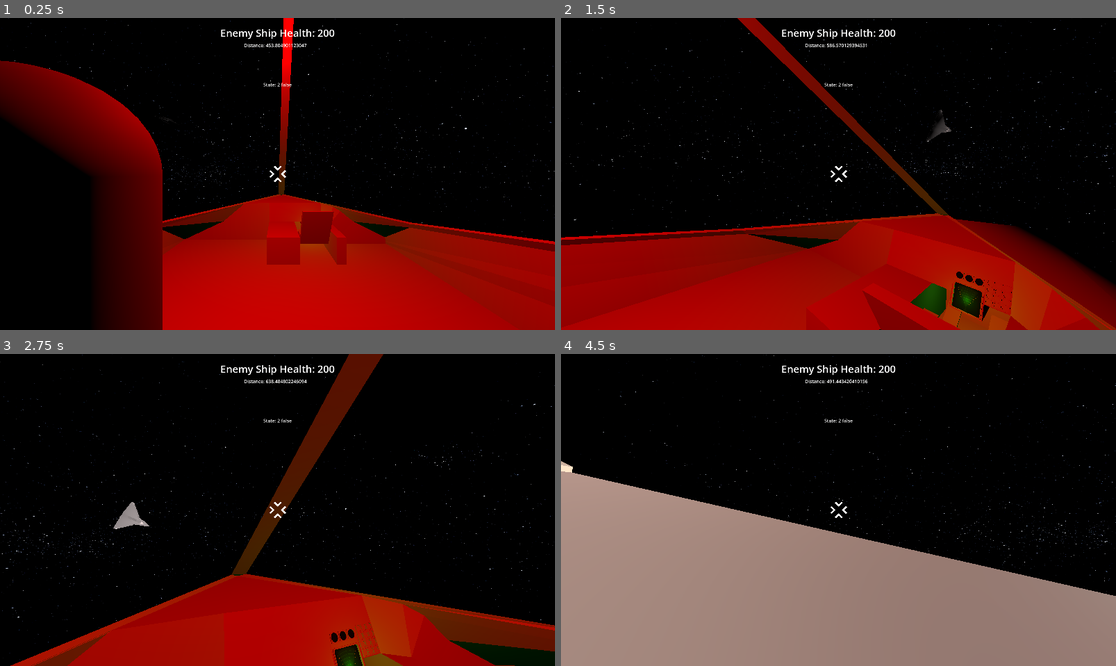
Above: before the commit, frames 1-4 (two rows, left to right).
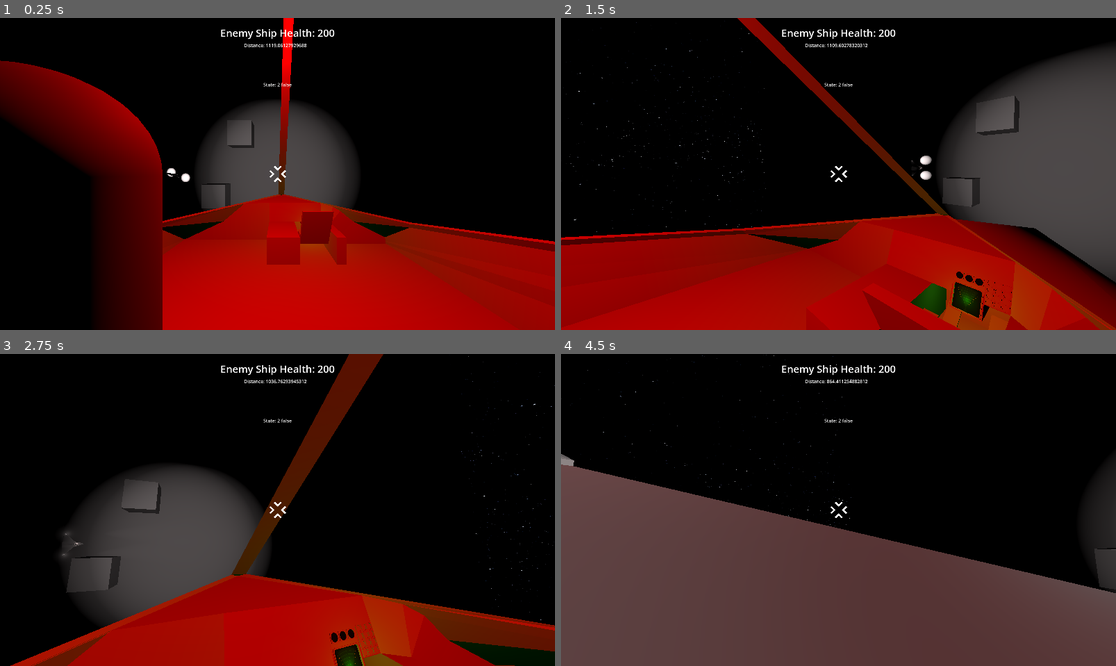
Above: after the commit, the same moments.

Repository: Greenwolf8/UntitledSpaceGame
Game: Godot game, scene res://Map.tscn
Same seed, same stepped clock (60 frames per second), same inputs: the game is played once before the commit and once after it.
Inputs (mouse positions are in pixels of both pictures, inside the frame that each line leads up to):
- Up to frame 1 (0.25 s): no input
- Up to frame 2 (1.5 s): tap Enter at 0.5 s; move the mouse to (866, 174) at 0.52 s; hold W (move_forward) from 0.53 s (still down); tap C (camera_lock) at 0.6 s; tap Space (jump) at 0.77 s; move the mouse to (810, 174) at 1.27 s; tap F (fire) at 1.35 s
- Up to frame 3 (2.75 s): keep holding W (move_forward); tap Space (jump) at 1.52 s; move the mouse to (288, 503) at 2.02 s; tap E (interact) at 2.1 s
- Up to frame 4 (4.5 s): keep holding W (move_forward); move the mouse to (832, 516) at 2.77 s; tap Shift (sprint) at 2.85 s; tap Space (jump) at 3.02, 3.77 s; move the mouse to (877, 513) at 3.52 s; tap Alt at 3.6 s; move the mouse to (794, 506) at 4.27 s; tap Enter at 4.35 s

The runs differ from the first frame. In frame 1, 7.4% of the frame differs, in the area x 1-100%, y 0-70%; in frame 2, 16%; in frame 3, 13%; in frame 4, 46%, in the area x 0-100%, y 0-100%.

Commit message:
feat: Add asteroid collisions
Added asteroid collisions

Diff:
--- a/AI_Ship.tscn
+++ b/AI_Ship.tscn
@@ -16,11 +16,11 @@
 [sub_resource type="BoxShape3D" id="BoxShape3D_dre73"]
 size = Vector3(4.3200684, 0.6503906, 2.6889648)
 
-[node name="Node3D" type="Node3D" groups=["enemy_ship"]]
+[node name="AI_Ship_Node" type="Node3D" groups=["enemy_ship"]]
 
 [node name="AI_Ship" type="CharacterBody3D" parent="." node_paths=PackedStringArray("ai_health_label", "state_label", "distance_label") groups=["player_ship"]]
 collision_layer = 8
-collision_mask = 16
+collision_mask = 4
 script = ExtResource("1_0jbod")
 ai_health_label = NodePath("AiHealth")
 state_label = NodePath("StateLabel")
@@ -134,3 +134,19 @@
 [node name="CollisionShape3D4" type="CollisionShape3D" parent="AI_Ship/Exterior"]
 transform = Transform3D(10, 0, 0, 0, 10, 0, 0, 0, 10, 0.010528982, 2.4485025, 58.85321)
 shape = SubResource("BoxShape3D_dre73")
+
+[node name="CollisionShape3D" type="CollisionShape3D" parent="AI_Ship"]
+transform = Transform3D(0.6691305, 0, 0.7431448, 0, 1, 0, -0.7431448, 0, 0.6691305, -15.43289, 1.8243628, 52.904602)
+shape = SubResource("BoxShape3D_0jbod")
+
+[node name="CollisionShape3D2" type="CollisionShape3D" parent="AI_Ship"]
+transform = Transform3D(10, 0, 0, 0, 10, 0, 0, 0, 10, -0.27389526, 4.1965494, 21.323)
+shape = SubResource("BoxShape3D_pnxum")
+
+[node name="CollisionShape3D3" type="CollisionShape3D" parent="AI_Ship"]
+transform = Transform3D(-0.6691306, 0, 0.74314475, 0, 1, 0, -0.74314475, 0, -0.6691306, 15.942456, 1.5660467, 52.93795)
+shape = SubResource("BoxShape3D_grfkr")
+
+[node name="CollisionShape3D4" type="CollisionShape3D" parent="AI_Ship"]
+transform = Transform3D(10, 0, 0, 0, 10, 0, 0, 0, 10, 0.010528982, 2.4485025, 58.85321)
+shape = SubResource("BoxShape3D_dre73")
--- /dev/null
+++ b/Asteroid.tscn
@@ -0,0 +1,20 @@
+[gd_scene load_steps=3 format=3 uid="uid://csxywx67xhwy7"]
+
+[sub_resource type="BoxMesh" id="BoxMesh_5eacd"]
+
+[sub_resource type="BoxShape3D" id="BoxShape3D_l7pm1"]
+
+[node name="AsteroidNode" type="Node3D"]
+
+[node name="StaticBody3D" type="StaticBody3D" parent="."]
+collision_layer = 4
+collision_mask = 0
+
+[node name="MeshInstance3D" type="MeshInstance3D" parent="StaticBody3D"]
+transform = Transform3D(100, 0, 0, 0, 100, 0, 0, 0, 100, 0, 0, 0)
+mesh = SubResource("BoxMesh_5eacd")
+skeleton = NodePath("../..")
+
+[node name="CollisionShape3D" type="CollisionShape3D" parent="StaticBody3D"]
+transform = Transform3D(100, 0, 0, 0, 100, 0, 0, 0, 100, 0, 0, 0)
+shape = SubResource("BoxShape3D_l7pm1")
--- a/Map.tscn
+++ b/Map.tscn
@@ -3,8 +3,7 @@
 [ext_resource type="Texture2D" uid="uid://bs43kg410obus" path="res://Solarsystemscope_texture_8k_stars.jpg" id="2_3h1ab"]
 [ext_resource type="PackedScene" uid="uid://b3ovqfvf46vnf" path="res://Ship.tscn" id="2_3vi7k"]
 [ext_resource type="PackedScene" uid="uid://db8ho13mf013k" path="res://AI_Ship.tscn" id="3_3h1ab"]
-
-[sub_resource type="BoxMesh" id="BoxMesh_y35xu"]
+[ext_resource type="PackedScene" uid="uid://csxywx67xhwy7" path="res://Asteroid.tscn" id="4_7if1s"]
 
 [sub_resource type="PanoramaSkyMaterial" id="PanoramaSkyMaterial_7if1s"]
 panorama = ExtResource("2_3h1ab")
@@ -18,33 +17,22 @@
 
 [node name="Node3D" type="Node3D"]
 
-[node name="MeshInstance3D" type="MeshInstance3D" parent="."]
-transform = Transform3D(15, 0, 0, 0, 15, 0, 0, 0, 15, 0, 35.50037, -39.7631)
-mesh = SubResource("BoxMesh_y35xu")
-
-[node name="MeshInstance3D2" type="MeshInstance3D" parent="."]
-transform = Transform3D(15, 0, 0, 0, 15, 0, 0, 0, 15, 0, -39.500034, 102.169685)
-mesh = SubResource("BoxMesh_y35xu")
-
-[node name="MeshInstance3D3" type="MeshInstance3D" parent="."]
-transform = Transform3D(15, 0, 0, 0, 15, 0, 0, 0, 15, -150.1142, -37.280354, -29.002892)
-mesh = SubResource("BoxMesh_y35xu")
-
-[node name="MeshInstance3D4" type="MeshInstance3D" parent="."]
-transform = Transform3D(1000, 0, 0, 0, 1000, 0, 0, 0, 1000, 869.14636, 73.54912, -4.6390038)
-mesh = SubResource("BoxMesh_y35xu")
-
 [node name="Avro Vulcan" parent="." instance=ExtResource("2_3vi7k")]
-
-[node name="OmniLight3D" type="OmniLight3D" parent="."]
-transform = Transform3D(1, 0, 0, 0, 1, 0, 0, 0, 1, 0, 35.538055, 0)
-visible = false
-light_energy = 50.0
-light_size = 10.0
-omni_range = 10000.0
 
 [node name="WorldEnvironment" type="WorldEnvironment" parent="."]
 environment = SubResource("Environment_8qak7")
 
-[node name="Node3D" parent="." instance=ExtResource("3_3h1ab")]
-transform = Transform3D(-4.371139e-08, 0, 1, 0, 1, 0, -1, 0, -4.371139e-08, -366.891, 100, 200)
+[node name="AsteroidNode" parent="." instance=ExtResource("4_7if1s")]
+transform = Transform3D(50, 0, 0, 0, 50, 0, 0, 0, 50, -3500, 0, 0)
+
+[node name="AsteroidNode2" parent="." instance=ExtResource("4_7if1s")]
+transform = Transform3D(1, 0, 0, 0, 1, 0, 0, 0, 1, -500, 198.66833, 398.25745)
+
+[node name="AsteroidNode3" parent="." instance=ExtResource("4_7if1s")]
+transform = Transform3D(0.8, 0, 0, 0, 0.8, 0, 0, 0, 0.8, -691.0146, -68.485886, 213.43149)
+
+[node name="AsteroidNode4" parent="." instance=ExtResource("4_7if1s")]
+transform = Transform3D(0.8, 0, 0, 0, 0.8, 0, 0, 0, 0.8, -675.98895, 141.18442, 124.346344)
+
+[node name="AI_Ship_Node" parent="." instance=ExtResource("3_3h1ab")]
+transform = Transform3D(-4.371139e-08, 0, 1, 0, 1, 0, -1, 0, -4.371139e-08, -1000, 0, 500)
--- a/Ship.gd
+++ b/Ship.gd
@@ -1,8 +1,8 @@
 extends RigidBody3D
 
-@export var engine_power = 130
-@export var roll_torque = 6
-@export var pitch_torque = 3.5
+@export var engine_power = 250
+@export var roll_torque = 1200
+@export var pitch_torque = 1000
 @export var bullet_scene : PackedScene = preload("res://Bullet.tscn")
 @onready var fire_point = %Hardpoint_1/Cannon/Cannon/MuzzleExit
 @onready var fire_timer = %Hardpoint_1/Cannon/Cannon/FireTimer
--- a/Ship.tscn
+++ b/Ship.tscn
@@ -71,8 +71,8 @@
 
 [node name="Ship" type="RigidBody3D" parent="." groups=["player_ship"]]
 unique_name_in_owner = true
-collision_layer = 0
-collision_mask = 0
+collision_layer = 128
+collision_mask = 4
 continuous_cd = true
 linear_damp = 1.0
 angular_damp = 3.0
@@ -241,6 +241,7 @@
 
 [node name="AiShootZone" type="Area3D" parent="Ship" groups=["player_ship"]]
 collision_layer = 256
+collision_mask = 0
 
 [node name="CollisionShape3D" type="CollisionShape3D" parent="Ship/AiShootZone"]
 transform = Transform3D(1, 0, 0, 0, 1, 0, 0, 0, 1, 40.929016, 1.7210999, -0.18476868)
@@ -359,14 +360,10 @@
 unique_name_in_owner = true
 stream = ExtResource("16_rnkl5")
 
-[node name="BTPlayer" type="BTPlayer" parent="Ship"]
-_import_path = NodePath("")
-unique_name_in_owner = false
-process_mode = 0
-process_priority = 0
-process_physics_priority = 0
-process_thread_group = 0
-physics_interpolation_mode = 0
-auto_translate_mode = 0
-editor_description = ""
-script = null
+[node name="CollisionShape3D7" type="CollisionShape3D" parent="Ship"]
+transform = Transform3D(-4.371139e-08, 0, 1, 0, 1, 0, -1, 0, -4.371139e-08, 58.877834, 2.8490539, 0.073810704)
+shape = SubResource("BoxShape3D_qyh8x")
+
+[node name="CollisionShape3D8" type="CollisionShape3D" parent="Ship"]
+transform = Transform3D(1, 0, 0, 0, 1, 0, 0, 0, 1, 24.065506, 3.5327463, 0.005194664)
+shape = SubResource("BoxShape3D_0p50t")
